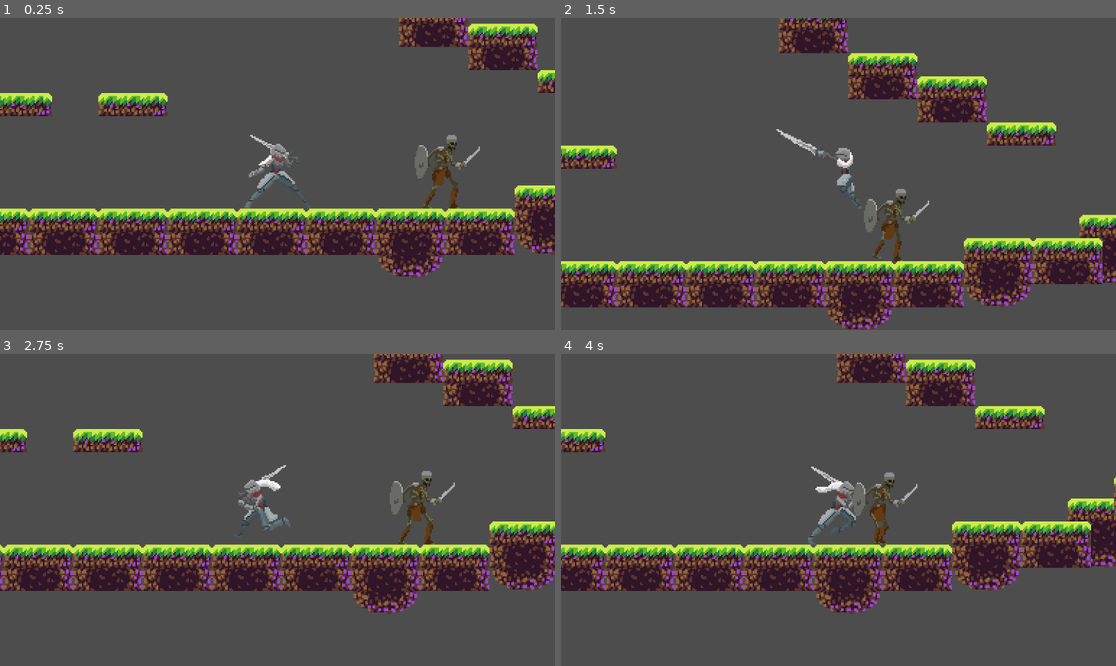
Above: before the commit, frames 1-4 (two rows, left to right).
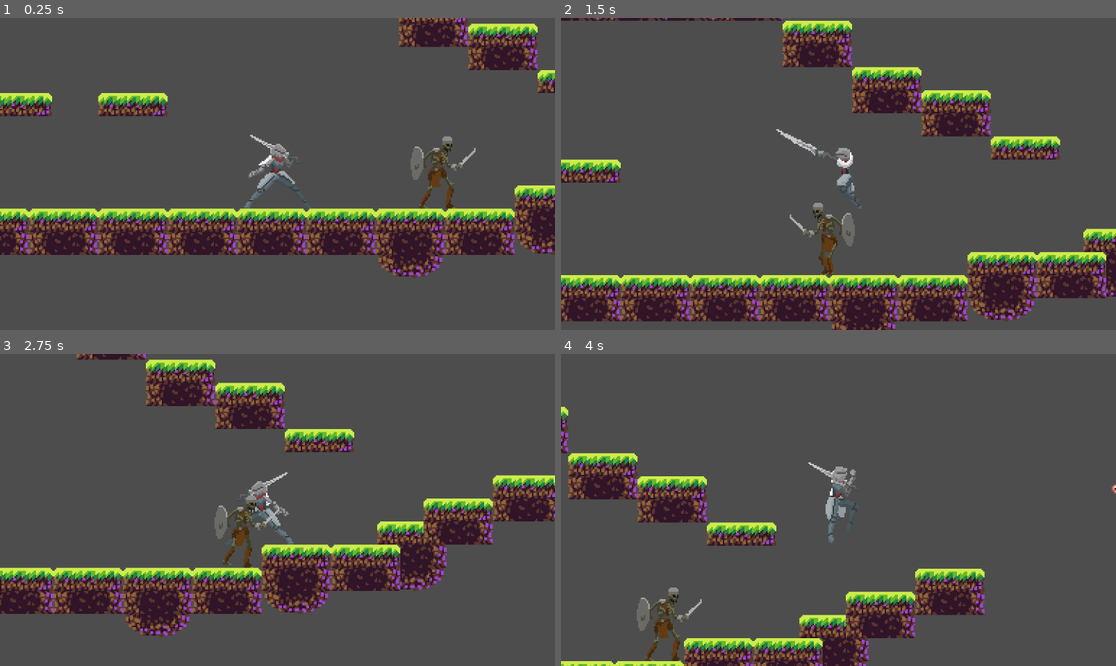
Above: after the commit, the same moments.

Repository: Drake3001/2D-Godot-Project-
Game: Godot game, scene res://levels/level1.tscn
Two runs of this game, one before a commit and one after it. Both use one fixed random seed, a clock stepped at 60 frames per second and the inputs below.
Inputs (mouse positions are in pixels of both pictures, inside the frame that each line leads up to):
- Up to frame 1 (0.25 s): no input
- Up to frame 2 (1.5 s): move the mouse to (960, 158) at 0.52 s; hold D (move_right) from 0.53 s (still down); click (960, 158) at 0.6 s; tap Space (jump) at 0.77 s; move the mouse to (727, 189) at 1.27 s; right-click (727, 189) at 1.35 s
- Up to frame 3 (2.75 s): tap Space (jump) at 1.52 s; move the mouse to (333, 441) at 2.02 s; release D (move_right) at 2.03 s; hold A (move_left) from 2.03 s (still down); click (333, 441) at 2.1 s
- Up to frame 4 (4 s): move the mouse to (810, 572) at 2.77 s; release A (move_left) at 2.78 s; hold D (move_right) from 2.78 s (still down); right-click (810, 572) at 2.85 s; tap Space (jump) at 3.02, 3.77 s; move the mouse to (1005, 556) at 3.52 s; click (1005, 556) at 3.6 s

The runs differ from the first frame. In frame 1, 1.0% of the frame differs, in the area x 73-87%, y 37-62%; in frame 2, 27%; in frame 3, 34%; in frame 4, 34%, in the area x 0-100%, y 0-100%.

Commit message:
Added functionality for enemy_temp components, implemented movement_component, improved animation player with animation flips, renamed singals for hitbox_manager. Added initialize function for statemachine

Diff:
--- a/entity/enemy_temp/body_animation.gd
+++ b/entity/enemy_temp/body_animation.gd
@@ -1,4 +1,7 @@
 extends AnimatedSprite2D
 
 func change_animation(animation_name: String):
+	print(animation_name)
 	play(animation_name)
+func change_direction(new_direction: float):
+	flip_h=(new_direction==-1)
--- a/entity/enemy_temp/enemy_base.gd
+++ b/entity/enemy_temp/enemy_base.gd
@@ -1,5 +1,7 @@
 extends CharacterBody2D
 class_name Enemy
+
+
 
 # Komponenty
 @onready var movement: MovementComponentEnemy = $MovementComponent
@@ -13,11 +15,19 @@
 	#movement
 	#combat
 	state_machine.state_changed.connect(on_state_changed)
-	hitbox_manager.transition.connect(tmp_signal)
+	hitbox_manager.hitbox_mgr_update.connect(hitbox_manager_update)
+	movement.direction_changed.connect(change_direction)
+	state_machine.initialize()
 	#body_animation
 
 func on_state_changed(new_state: String):
+	print("ustawiam state na idle")
 	body_animation.change_animation(new_state.substr(6, new_state.length() - 6))
+	movement.handle_new_state(new_state)
 
-func tmp_signal(code: String):
+func hitbox_manager_update(code: String, body: CharacterBody2D):
 	state_machine.handle_event(code)
+	movement.update_player_body(body)
+
+func change_direction(new_direction:float):
+	body_animation.change_direction(new_direction)
--- a/entity/enemy_temp/enemy_temp.tscn
+++ b/entity/enemy_temp/enemy_temp.tscn
@@ -175,5 +175,6 @@
 position = Vector2(0, -23)
 shape = SubResource("RectangleShape2D_61dyh")
 
+[connection signal="ready" from="MovementComponent" to="MovementComponent" method="_on_ready"]
 [connection signal="body_entered" from="HitboxManager/ViewRange" to="HitboxManager/ViewRange" method="_on_body_entered"]
 [connection signal="body_exited" from="HitboxManager/ViewRange" to="HitboxManager/ViewRange" method="_on_body_exited"]
--- a/entity/enemy_temp/hitbox_manager.gd
+++ b/entity/enemy_temp/hitbox_manager.gd
@@ -1,14 +1,14 @@
 extends Node2D
 class_name HitboxManager
 
-signal transition(code: String)
+signal hitbox_mgr_update(code: String, body: CharacterBody2D)
 
 @onready var view_range = $ViewRange
 @onready var attack_range = $AttackRange
 
 func _ready():
-	view_range.transition.connect(on_transition)
+	view_range.player_body_update.connect(on_transition)
 	# attack_range.transition.connect(on_transition)
 
-func on_transition(code: String):
-	transition.emit(code)
+func on_transition(code: String, body: CharacterBody2D):
+	hitbox_mgr_update.emit(code, body)
--- a/entity/enemy_temp/movement_component.gd
+++ b/entity/enemy_temp/movement_component.gd
@@ -1,5 +1,54 @@
-extends Node
-class_name MovementComponentEnemy
+extends MovementComponentEnemy
+
+
+var enemy_body= null
+var enemy_posx= null
+var enemy_posy= null
+var state: String= ''
+var current_direction :float= 1.0
+var speed: float= 10000.0 ###przerzucić do pliku ze stałymi
+var states_dict: Dictionary= {"enemy_chase": basic_chase}
+signal direction_changed(new_direction)
+
 
 func _ready():
-	pass
+	set_process(false)
+	enemy_body=get_parent()
+	update_self_position()
+
+func update_self_position():
+	var tmp= enemy_body.global_position
+	enemy_posx=tmp.x
+	enemy_posy=tmp.y
+
+func handle_new_state(new_state: String):
+	state=new_state.to_lower()
+	print( state in states_dict)
+	if state in states_dict:
+		set_process(true)
+	else:
+		set_process(false)
+		enemy_body.velocity.x=0
+		enemy_body.velocity.y=0
+
+func _process(delta: float):
+	states_dict[state].call(delta)
+
+func basic_chase(delta: float):
+
+	update_self_position()
+	if player_body!= null:
+		var player_pos=player_body.global_position
+		var direction = sign(player_pos.x - enemy_posx)
+		if direction != 0 and direction != current_direction:
+			current_direction = direction
+			direction_changed.emit(current_direction)
+		if movement_enabled:
+			enemy_body.velocity.x = direction * speed * delta
+		else:
+			enemy_body.velocity.x=0
+
+func _physics_process(delta: float) -> void:
+	if not enemy_body.is_on_floor():
+		enemy_body.velocity.y+= 1000 * delta
+	enemy_body.move_and_slide()
--- a/entity/enemy_temp/state_machine.gd
+++ b/entity/enemy_temp/state_machine.gd
@@ -11,11 +11,12 @@
 		if child is State:
 			states[child.name.to_lower()]=child
 			child.transition.connect(on_child_transitioned)
+func initialize():
 	current_state= states["enemy_idle"]
 	if current_state:
 		current_state.enter()
+		print("emituje stan poczatkowu")
 		state_changed.emit("enemy_idle")
-
 func on_child_transitioned(state, new_state_name)-> void :
 	if state!= current_state:
 		return
--- a/entity/enemy_temp/view_range.gd
+++ b/entity/enemy_temp/view_range.gd
@@ -1,11 +1,11 @@
 extends Area2D
 
-signal transition(code: String)
+signal player_body_update(code: String, body: CharacterBody2D)
 
 func _on_body_entered(body):
 	if body.is_in_group("Player"):
-		transition.emit("PlayerInViewRange")
+		player_body_update.emit("PlayerInViewRange", body)
 
 func _on_body_exited(body):
 	if body.is_in_group("Player"):
-		transition.emit("PlayerOutOfViewRange")
+		player_body_update.emit("PlayerOutOfViewRange", null)
--- a/levels/level1.tscn
+++ b/levels/level1.tscn
@@ -360,4 +360,4 @@
 zoom = Vector2(3, 3)
 
 [node name="EnemyTemp" parent="." instance=ExtResource("6_pdpul")]
-position = Vector2(25, 18)
+position = Vector2(22, -1)
--- /dev/null
+++ b/scripts/enemy_movement.gd
@@ -0,0 +1,18 @@
+extends Node
+class_name MovementComponentEnemy
+
+var movement_enabled: bool =true
+var player_body= null
+
+func _ready():
+	pass
+func enable_movement():
+	movement_enabled=true
+func disable_movement():
+	movement_enabled=false
+func update_player_body(body):
+	player_body= body
+func _process(delta: float):
+	pass
+func handle_new_state(state_name: String):
+	pass
--- a/states/State.gd
+++ b/states/State.gd
@@ -8,5 +8,4 @@
 func exit():
 	pass
 func handle_event(code: String):
-	if code == "EnemyGotAttacked":
-		transition.emit(self, "Enemy_hurt")
+	pass
Not shown, added: scripts/enemy_movement.gd.uid
